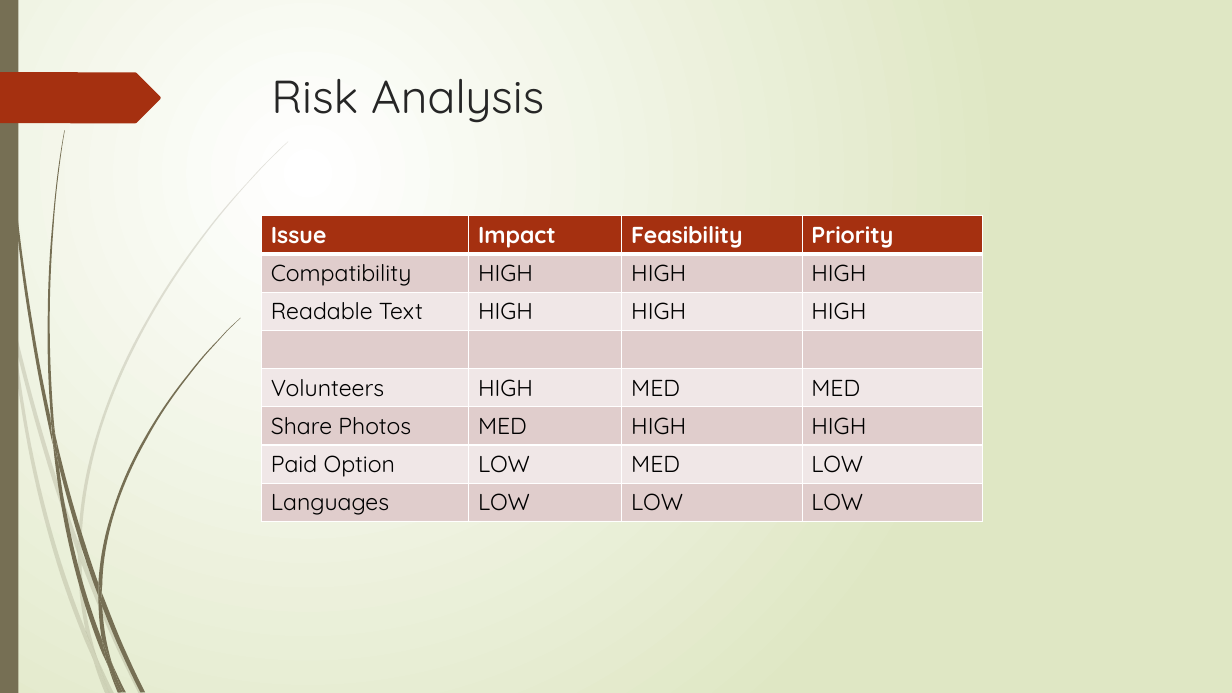
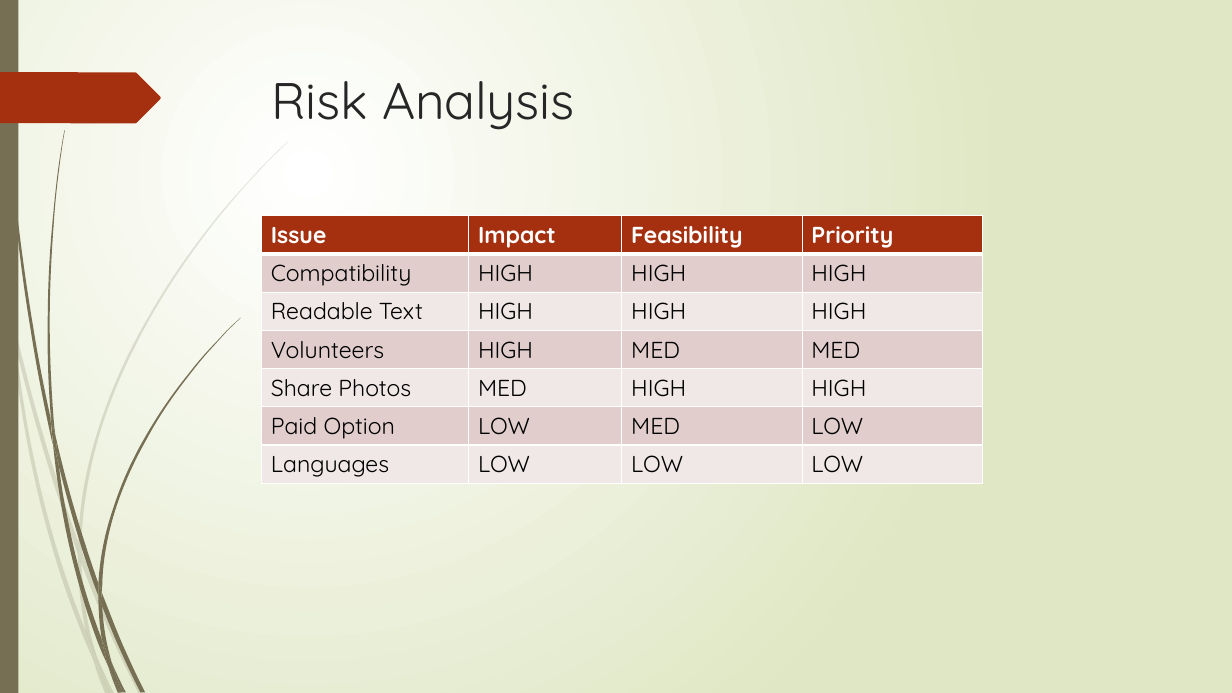
Before and after one commit to cs480GroupCAKE/PIEWebsite, a slide deck: slide 16 of Presentation/12.8.15 Presentation (Revised).pptx (slide 19 before the commit). Drawn at 1232x693 pixels with LibreOffice and Linux fonts; fonts in the diff are those of the drawing. Boxes give left, top, right and bottom in pixels: in the first picture for what was removed or moved away, otherwise in the second. Text is boxed around its words. In the diff, an @@ line names an element or a change of style, - is before the commit and + after.

```diff
--- a/Presentation/12.8.15 Presentation (Revised).pptx
+++ b/Presentation/12.8.15 Presentation (Revised).pptx
@@ title "Risk Analysis" at <box>271,81,574,130</box>: size 36 to 40 pt @@
@@ table at <box>262,215,982,481</box> @@
-row 4:  |  |  | 
```
Also in this commit, not shown: 15 other slides changed, 1 slide added, 4 slides removed.
